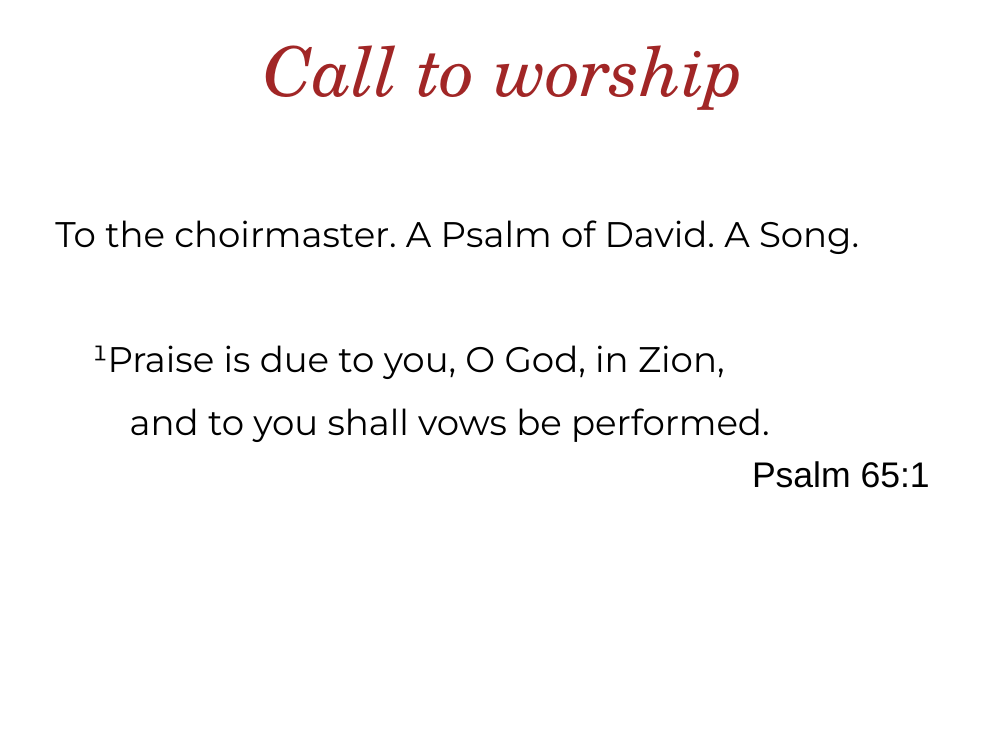
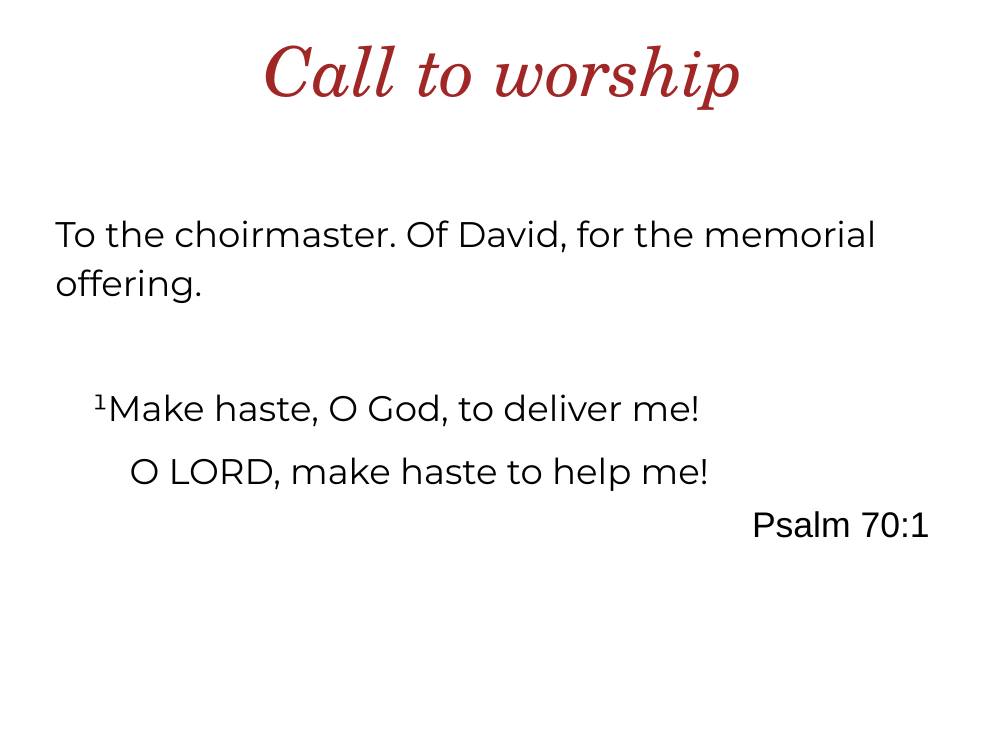
Before and after one commit to alastairherd/Church_Powerpoint_Maker, a slide deck: slide 2 of example_from_template.pptx. Drawn at 1008x756 pixels with LibreOffice and Linux fonts; fonts in the diff are those of the drawing; background and template pictures are left out. Boxes give left, top, right and bottom in pixels: in the first picture for what was removed or moved away, otherwise in the second. Text is boxed around its words. In the diff, an @@ line names an element or a change of style, - is before the commit and + after.

```diff
--- a/example_from_template.pptx
+++ b/example_from_template.pptx
@@ text at bbox=[55, 220, 876, 491]: text changed @@
-To the choirmaster. A Psalm of David. A Song.
-¹Praise is due to you, O God, in Zion,
-and to you shall vows be performed.
+To the choirmaster. Of David, for the memorial offering.
+¹Make haste, O God, to deliver me!
+O LORD, make haste to help me!
@@ text at bbox=[752, 511, 930, 538]: text changed @@
-Psalm 65:1
+Psalm 70:1
```
Also in this commit, not shown: 8 other slides changed, 8 slides added, 13 slides removed.
